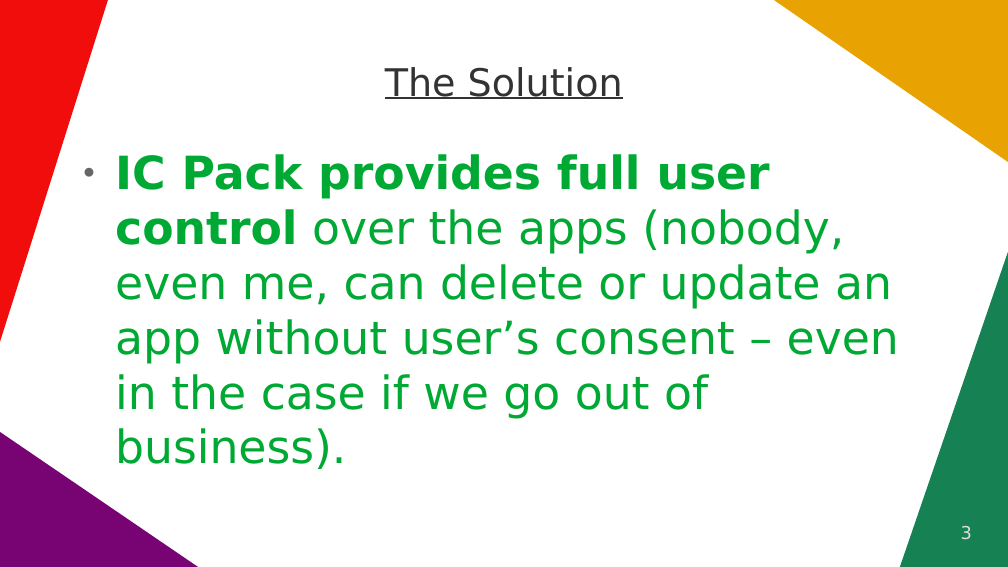
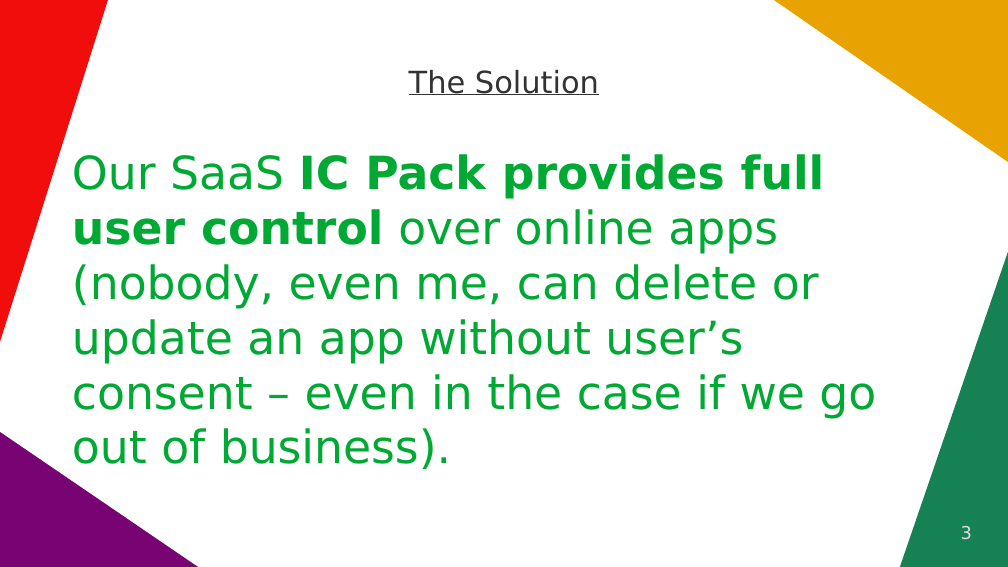
Before and after one commit to vporton/icp-package-manager, a slide deck: slide 3 of docs/short-pitchdeck.odp. Drawn at 1008x567 pixels with LibreOffice and Linux fonts; fonts in the diff are those of the drawing. Boxes give left, top, right and bottom in pixels: in the first picture for what was removed or moved away, otherwise in the second. Text is boxed around its words. In the diff, an @@ line names an element or a change of style, - is before the commit and + after.

```diff
--- a/docs/short-pitchdeck.odp
+++ b/docs/short-pitchdeck.odp
@@ title "The Solution" at box(409, 70, 599, 95): size 30 to 24 pt @@
@@ text at box(72, 154, 876, 469): text changed @@
-● IC Pack provides full user control over the apps (nobody, even me, can delete or update an app without user’s consent – even in the case if we go out of business).
+Our SaaS IC Pack provides full user control over online apps (nobody, even me, can delete or update an app without user’s consent – even in the case if we go out of business).
```
Also in this commit, not shown: 6 other slides changed, 4 slides added, 4 slides removed, 1 other file.
